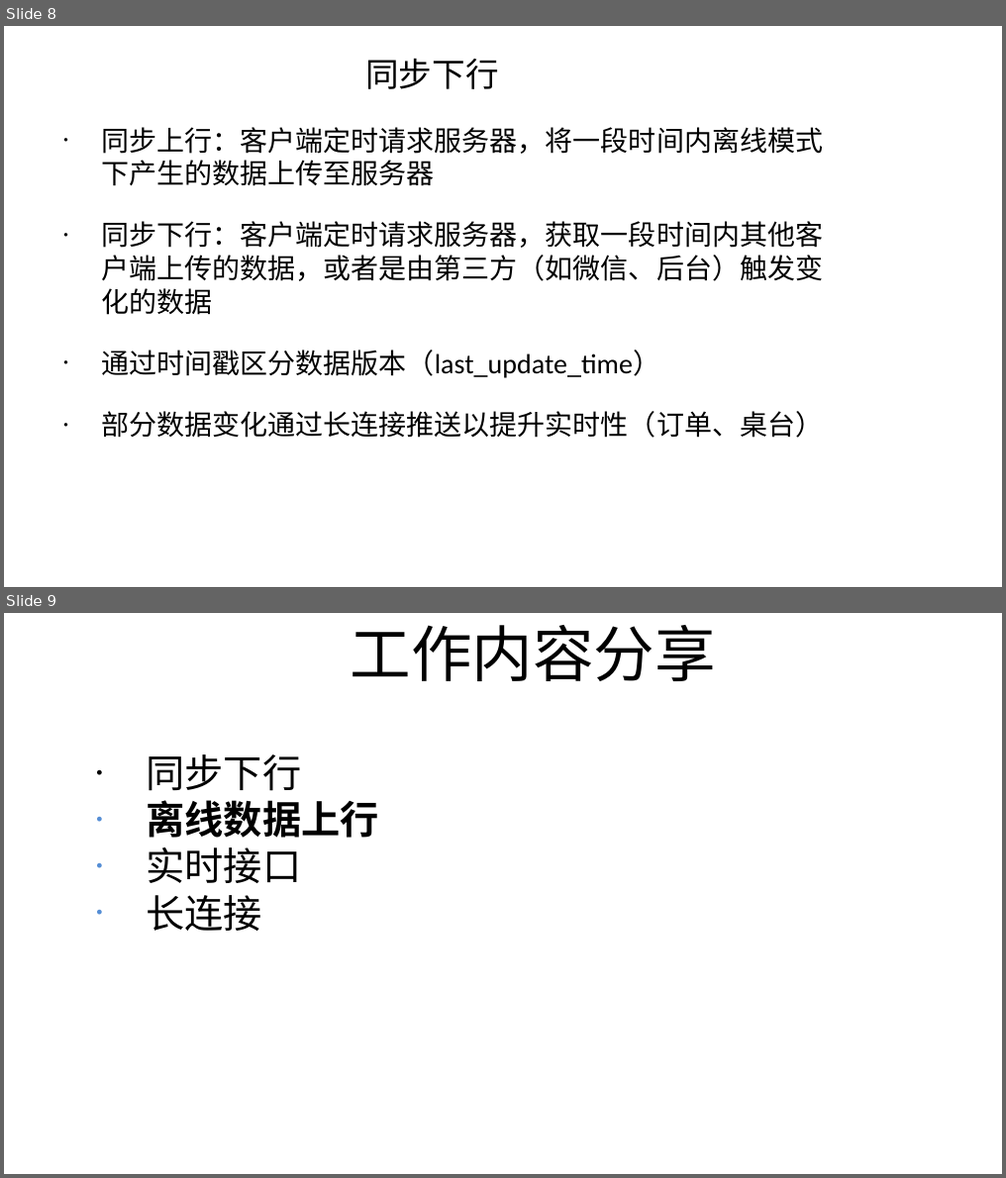
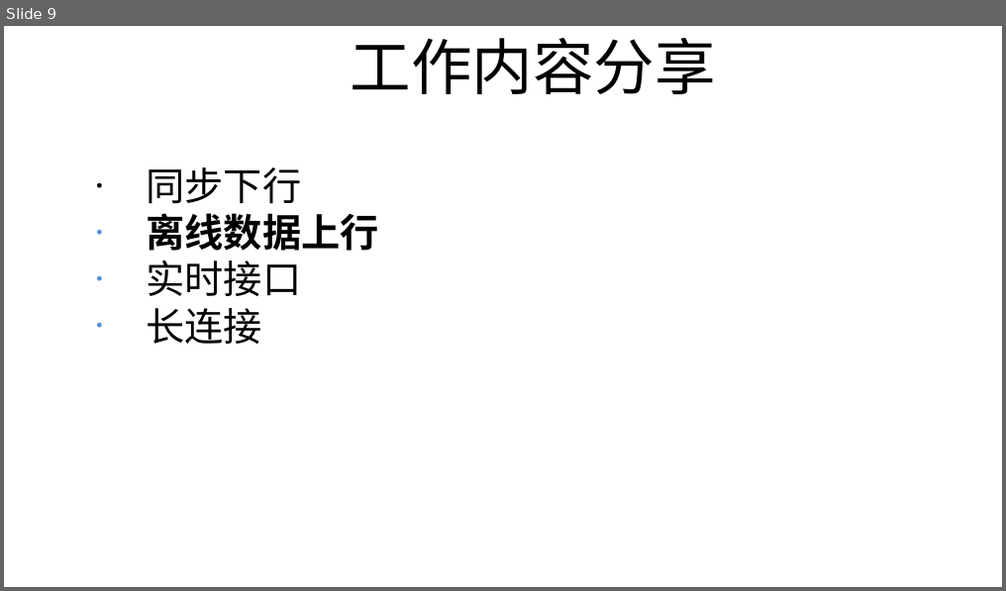
Before and after one commit to coderGun/gene, a slide deck: 入职分享_任勇.odp. Shown one above the other, each under a label of ours: slides 8 and 9 before the commit, slide 9 after it. The pictures are 1006x1178 and 1006x591 pixels, drawn with LibreOffice and Linux fonts; fonts in the diff are those of the drawing. Boxes give left, top, right and bottom in pixels: in the first picture for what was removed or moved away, otherwise in the second. Text is boxed around its words. In the diff, an @@ line names an element or a change of style, - is before the commit and + after.

```diff
--- a/入职分享_任勇.odp
+++ b/入职分享_任勇.odp
@@ slide 8 removed at box(4, 26, 1002, 587), background #FFFFFF @@
@@ title removed at box(365, 58, 498, 89) @@
-同步下行
@@ text removed at box(101, 127, 823, 438) @@
-• 同步上行：客户端定时请求服务器，将一段时间内离线模式下产生的数据上传至服务器
-• 同步下行：客户端定时请求服务器，获取一段时间内其他客户端上传的数据，或者是由第三方（如微信、后台）触发变化的数据
-• 通过时间戳区分数据版本（last_update_time）
-• 部分数据变化通过长连接推送以提升实时性（订单、桌台）
```
Also in this commit, not shown: 3 slides added, 2 other slides removed, 15 other files.
